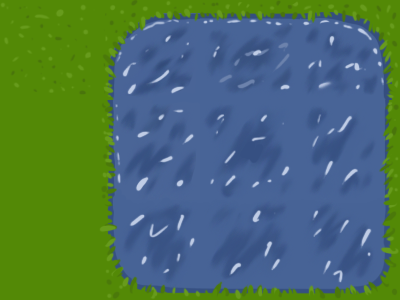
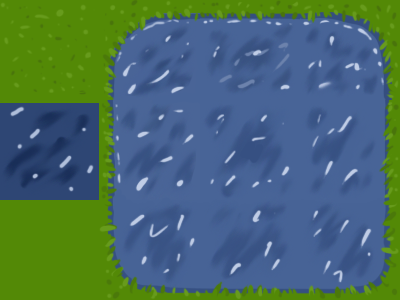
Comparing the layer stacks of the two 400 × 300 images. Changes:
painted on "Layer 8" over [0, 91, 100, 200]
